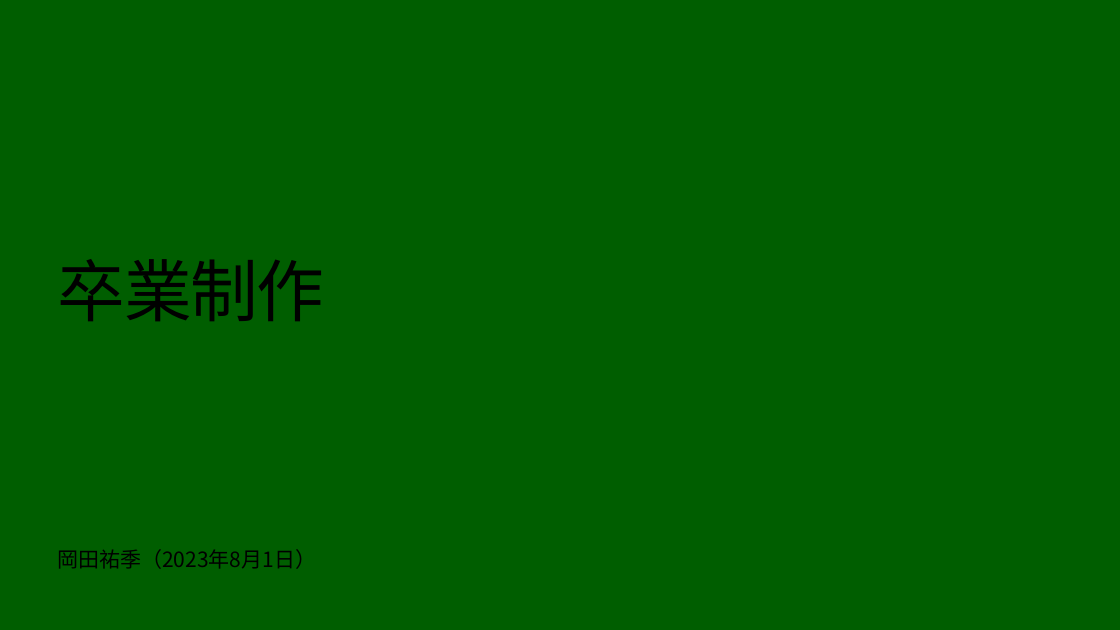
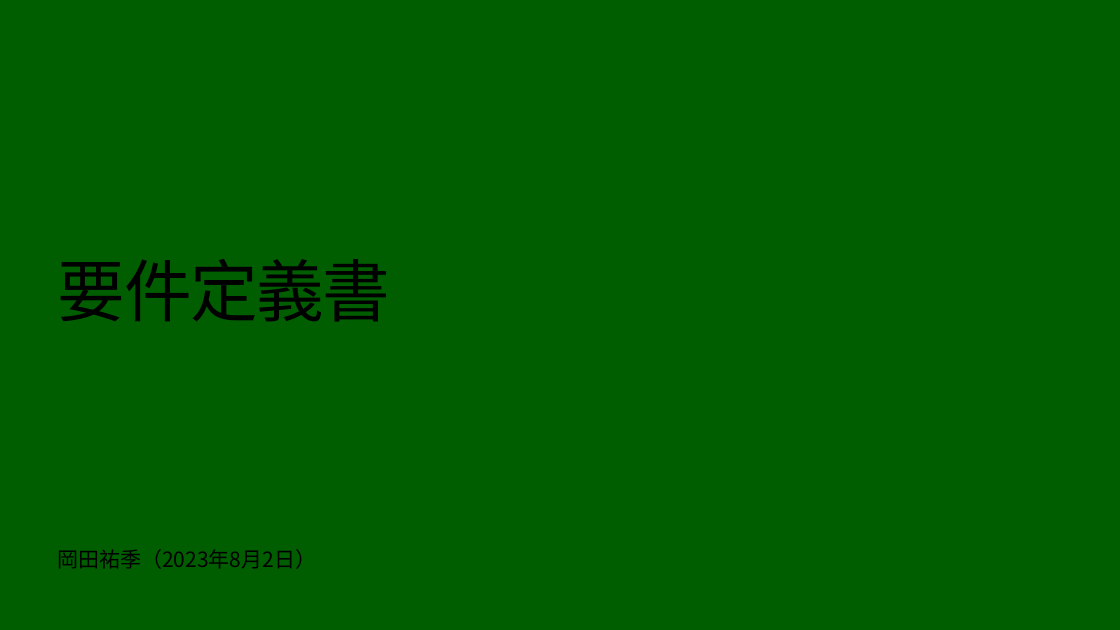
Before and after one commit to PM0705/sotugyouseisaku, a slide deck: slide 1 of 要件定義書.pptx. Drawn at 1120x630 pixels with LibreOffice and Linux fonts; fonts in the diff are those of the drawing; background and template pictures are left out. Boxes give left, top, right and bottom in pixels: in the first picture for what was removed or moved away, otherwise in the second. Text is boxed around its words. In the diff, an @@ line names an element or a change of style, - is before the commit and + after.

```diff
--- a/要件定義書.pptx
+++ b/要件定義書.pptx
@@ title at (58, 259, 391, 322): text changed @@
-卒業制作
+要件定義書
@@ text at (57, 549, 316, 569): text changed @@
-岡田祐季（2023年8月1日）
+岡田祐季（2023年8月2日）
```
Also in this commit, not shown: 5 slides added, 4 slides removed, 4 other files.
